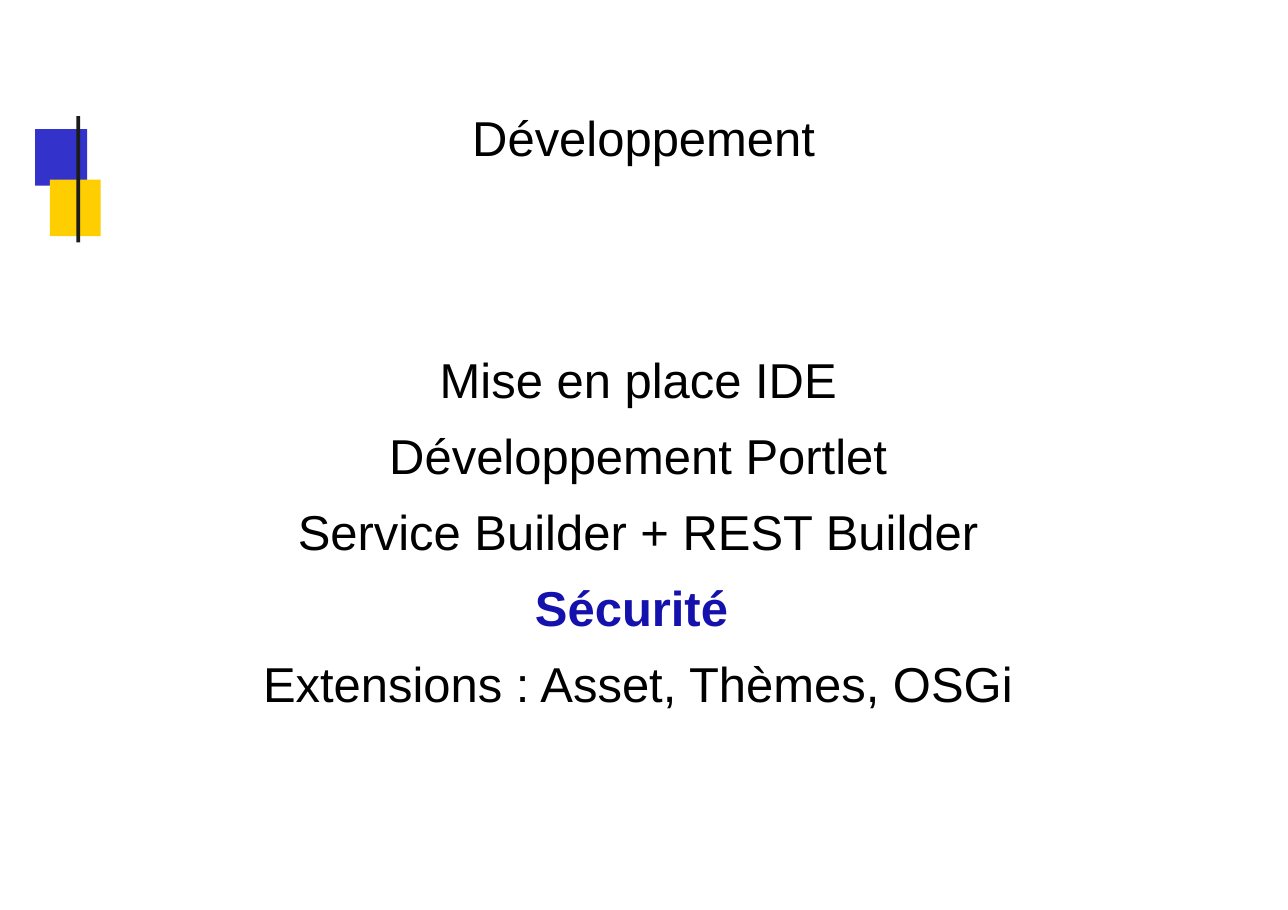
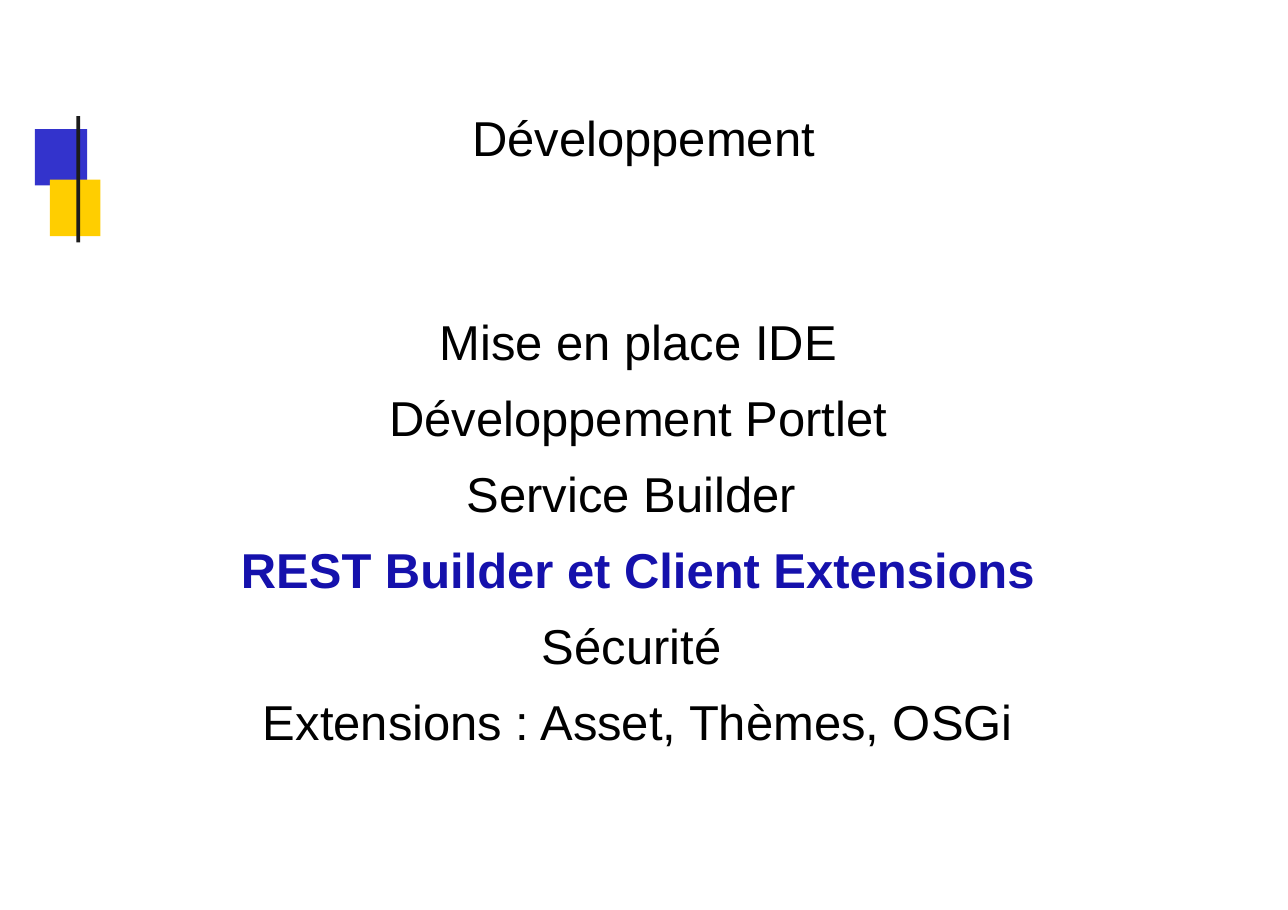
Before and after one commit to dthibau/liferay, a slide deck: slide 147 of Lrd7.pptx (slide 151 before the commit). Drawn at 1288x910 pixels with LibreOffice and Linux fonts; fonts in the diff are those of the drawing; background and template pictures are left out. Boxes give left, top, right and bottom in pixels: in the first picture for what was removed or moved away, otherwise in the second. Text is boxed around its words. In the diff, an @@ line names an element or a change of style, - is before the commit and + after.

```diff
--- a/Lrd7.pptx
+++ b/Lrd7.pptx
@@ subtitle at [241, 476, 1034, 589]: text changed; text colour #000000 to #1511AC; bold on @@
-Service Builder + REST Builder
+Service Builder
+REST Builder et Client Extensions
@@ subtitle at [542, 628, 721, 665]: text colour #1511AC to #000000, bold off in "Sécurité" @@
```
Also in this commit, not shown: 41 other slides changed, 20 slides added, 6 slides removed, 6 other files.
